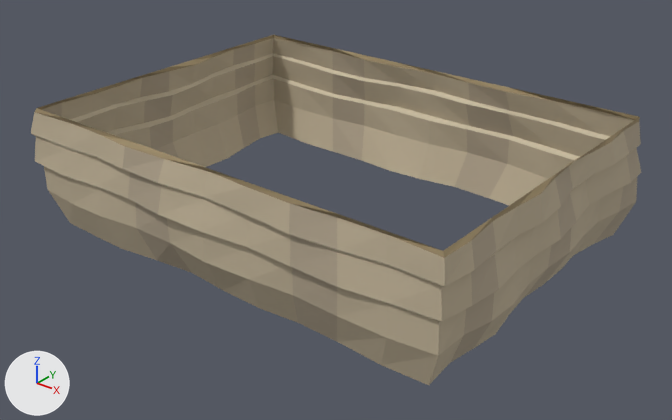
An edit to the OBJ model project/Resources/3DModel/Stages/entry_cliff/terraced_cliff.obj, drawn before and after from the same camera.
Both versions are drawn from a 50 mm camera at (68.1, -84.8, 39.3) aimed at (1.5, -1.6, -12.3). Every picture has the same lights, and +X, +Y and +Z are marked at lower left. The first picture is the older version. Where no turn or scale is listed for an object, it has been applied to the vertices.

In view in the first picture: 'terraced_cliff'.
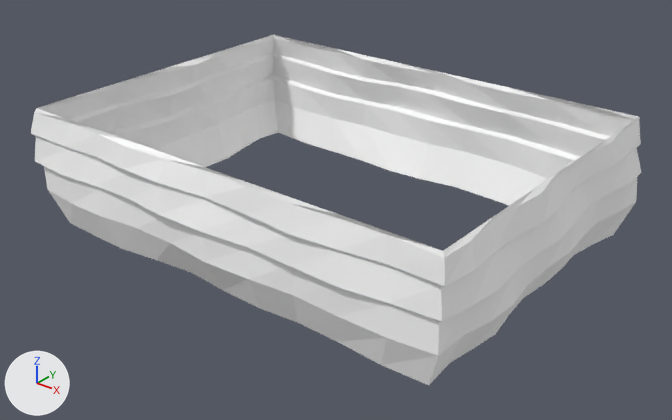
Location of each change, (x1, y1, x2, y2) in pixels of the pictures (672 x 420 px):
'terraced_cliff', recoloured (brown to white)
    both: (31, 35, 641, 385)

What changed in the scene script:
```text
Change mat_soil:
    mat_soil.base_color: (0.32, 0.245, 0.13) -> (1.0, 1.0, 1.0)  # brown #998865 -> white #ffffff
Change mat_stonedark:
    mat_stonedark.base_color: (0.43, 0.36, 0.26) -> (1.0, 1.0, 1.0)  # beige #afa28b -> white #ffffff
Change mat_stone:
    mat_stone.base_color: (0.51, 0.43, 0.3) -> (1.0, 1.0, 1.0)  # beige #bdaf95 -> white #ffffff
Change mat_stonelight:
    mat_stonelight.base_color: (0.61, 0.53, 0.38) -> (1.0, 1.0, 1.0)  # beige #cdc0a6 -> white #ffffff
```
